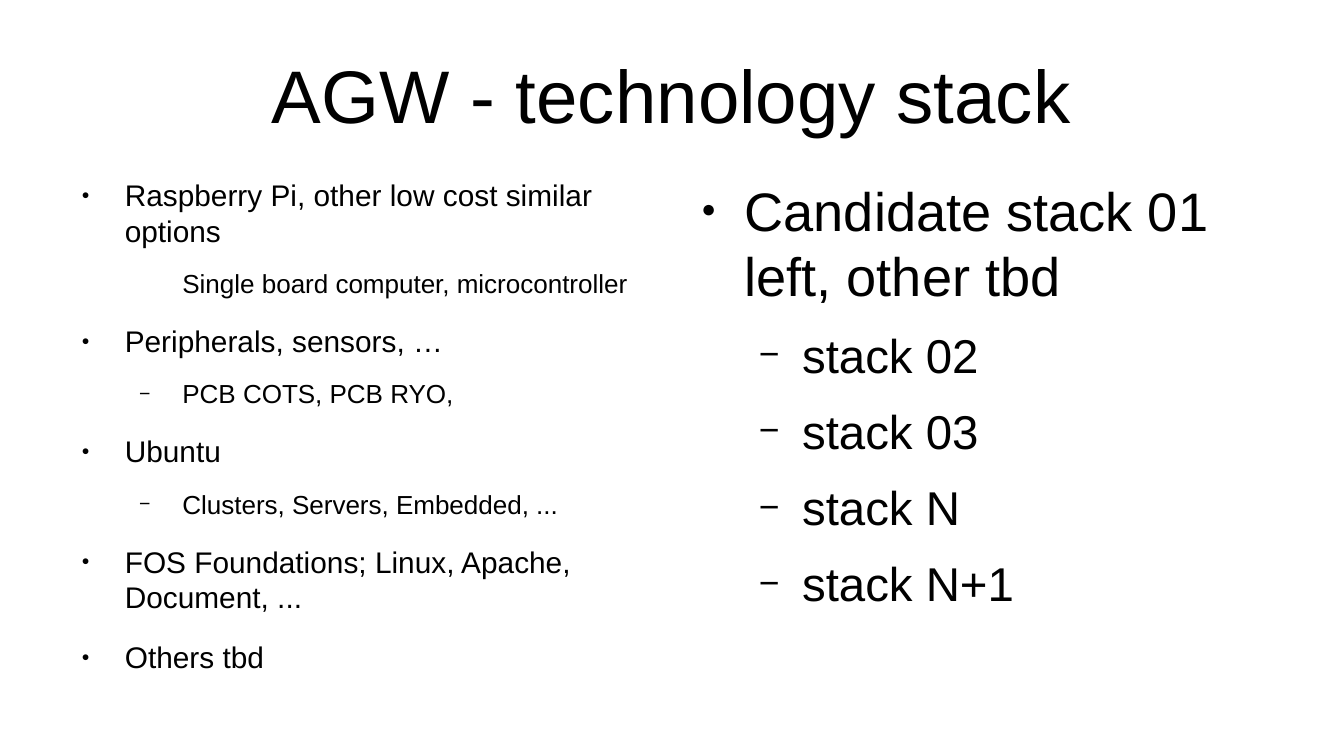
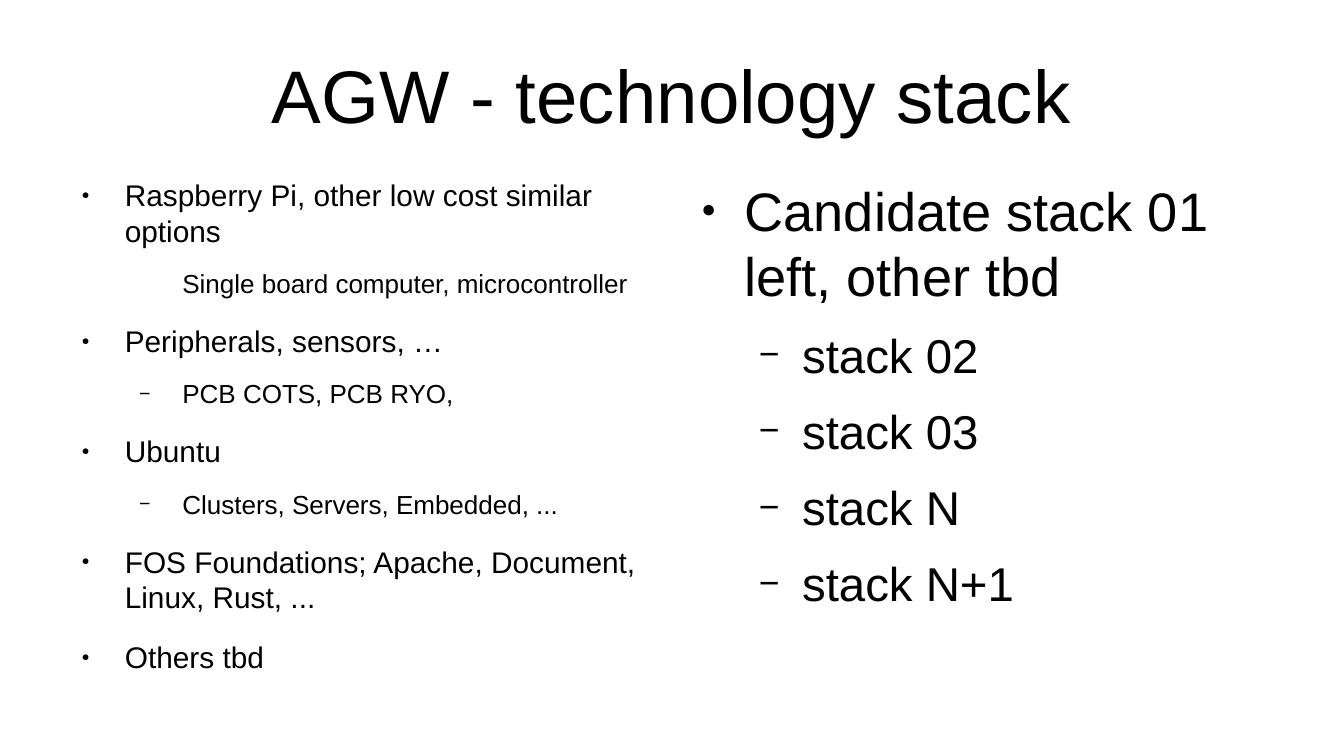
Before and after one commit to YorkEarwaker/Climate-Model, a slide deck: slide 15 of ppm/anthropogenic-global-warming-context.odp. Drawn at 1344x756 pixels with LibreOffice and Linux fonts; fonts in the diff are those of the drawing. Boxes give left, top, right and bottom in pixels: in the first picture for what was removed or moved away, otherwise in the second. Text is boxed around its words. In the diff, an @@ line names an element or a change of style, - is before the commit and + after.

Commit message:
update

```diff
--- a/ppm/anthropogenic-global-warming-context.odp
+++ b/ppm/anthropogenic-global-warming-context.odp
@@ text at box(125, 551, 635, 612): text changed @@
-● FOS Foundations; Linux, Apache, Document, ...
+● FOS Foundations; Apache, Document, Linux, Rust, ...
```
